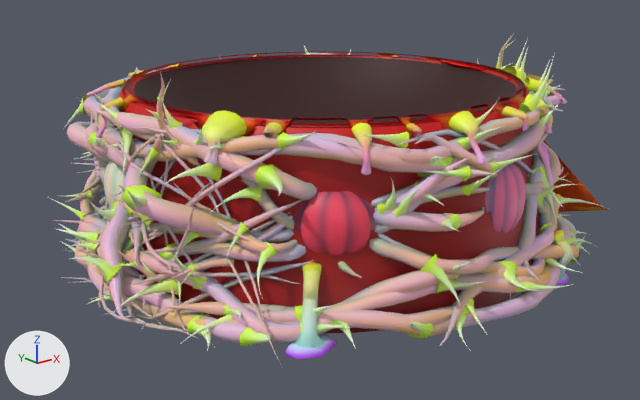
The glTF model public/assets/fall/base-fall.glb: old version first, new version second.
Rendered twice from a 50 mm camera at (-129.7, -160.6, 74.4) aimed at (-2.7, -1.8, 10.9). The axes (+X, +Y, +Z) are drawn at lower left. The lights are the same throughout. The first picture is the older version. Vertices at exactly the same position are counted once.

The first picture shows 'iron', 'pumpkin', 'wax', 'web'.
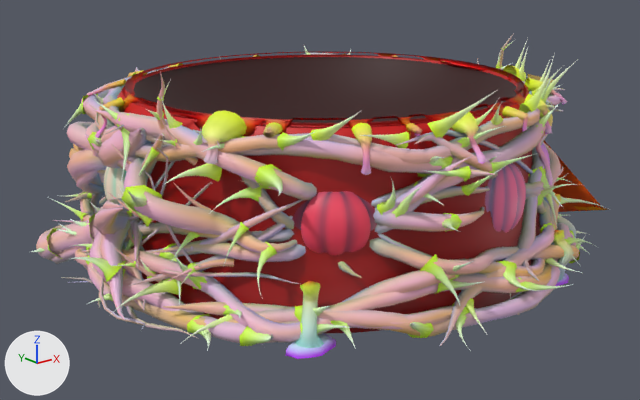
Location of each change, [x1, y1, x2, y2] in pixels of the pictures (640 x 400 px; the box of a moved part takes in the faces that stretch with it):
'iron', reshaped
    before: [47, 33, 609, 368]
    after: [31, 33, 609, 351]
part 1 of me_iron, rebuilt (mostly hidden before)
    before: [61, 225, 141, 252]
    after: [51, 198, 128, 264]
part 2 of me_iron, rebuilt
    before: [81, 101, 109, 293]
    after: [73, 144, 146, 303]
part 3 of me_iron, rebuilt (mostly hidden before)
    before: [76, 185, 125, 243]
    after: [36, 207, 128, 261]
part 4 of me_iron, deleted
    before: [138, 141, 368, 246]
part 5 of me_iron, deleted
    before: [74, 163, 99, 166]
part 6 of me_iron, moved or reshaped
    before: [66, 123, 315, 368]
    after: [31, 90, 503, 310]
part 7 of me_iron, added
    after: [532, 60, 577, 102]
part 8 of me_wax, moved or reshaped
    before: [302, 261, 322, 277]
    after: [300, 281, 320, 287]

The change in detail:
me_iron is used by ob_iron; location (0.0, 0.0, 0.0).
me_iron had 29386 vertices, 54994 faces and spanned x -67.5..69.1, y -66.1..64.0, z -0.7..49.1.
me_iron now has 30208 vertices, 56574 faces and spans x -67.5..69.1, y -66.1..64.0, z -0.7..49.1.
me_iron part 1: the loose piece of 60 vertices spanning x -57.0..-49.9, y -11.3..32.1, z 0.1..17.8 is rebuilt with 217 vertices and now spans x -60.1..-46.4, y -13.0..36.7, z -0.1..23.4.
me_iron part 2: the loose piece of 60 vertices spanning x -63.5..-46.4, y -10.7..29.9, z 6.0..36.5 is rebuilt with 217 vertices and now spans x -59.4..-43.7, y -14.3..32.2, z 3.3..27.0.
me_iron part 3: the loose piece of 56 vertices spanning x -55.7..-48.7, y -3.9..34.2, z 0.1..24.8 is rebuilt with 248 vertices and now spans x -61.9..-44.6, y -13.0..38.5, z -0.2..23.1.
me_iron part 4: the loose piece of 64 vertices spanning x -56.4..-29.2, y -49.6..-12.0, z 14.4..37.0 is deleted.
me_iron part 5: the loose piece of 10 vertices spanning x -48.5..-43.0, y 28.5..36.1, z 19.6..20.4 is deleted.
me_iron part 6: 16 vertices moved from x -50.3..-47.5, y 13.8..39.2, z 0.1..16.9 to x -51.0..-42.2, y 34.1..40.9, z 0.1..3.2; 754 vertices removed from x -64.5..-32.7, y -49.6..32.0, z 0.1..37.0; 1032 vertices added at x -63.0..4.9, y -57.1..40.8, z 0.0..45.8.
me_iron part 7: 112 vertices added at x 22.7..37.3, y -45.9..-33.0, z 35.5..46.4.
me_wax is used by ob_wax; location (0.0, 0.0, 0.0).
me_wax had 4350 vertices, 7922 faces and spanned x -52.0..51.6, y -56.2..51.2, z -0.6..41.2.
me_wax now has 4326 vertices, 7874 faces and spans x -52.2..51.6, y -56.2..51.2, z -0.6..41.2.
Part 8, on me_wax:
24 vertices are removed from x -36.0..-32.4, y -40.5..-37.0, z 11.1..13.8.
64 faces are deleted.
9 vertices in x -40.8..-36.9, y -45.7..-42.8, z 1.4..5.7 move by (0.0, 0.0, -0.1).
4 vertices in x -37.5..-35.1, y -41.8..-40.0, z 8.2..9.6 move by (-0.4, -0.5, -0.1).
4 vertices in x -37.7..-35.2, y -42.3..-40.8, z 7.6..8.2 move by (-0.3, -0.4, -0.1).
3 vertices in x -37.6..-34.9, y -41.9..-40.8, z 8.3..8.8 move by (-0.3, -0.5, -0.1).
3 vertices in x -37.1..-36.0, y -42.1..-41.8, z 7.9..8.1 move by (-0.3, -0.4, -0.2).
3 vertices in x -37.3..-35.0, y -40.9..-39.9, z 7.1..7.6 move by (-0.3, -0.4, 0.0).
102 vertices move from x -42.1..-33.8, y -47.1..-38.4, z 0.2..14.1 to x -42.0..-35.3, y -47.0..-40.0, z 0.2..12.0.
16 new faces join them.
Other edits to the shape of me_wax do not show in these pictures.
